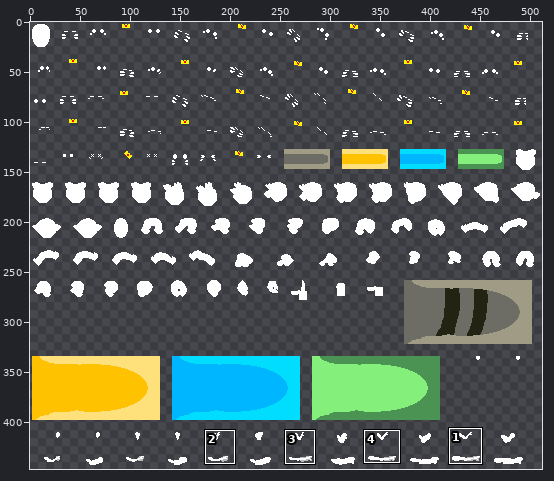
One commit to this sprite sheet: src/Atlases/Atlas.png. The first picture is a wide view before the edit; the outline marks the close-up.
Close-up. First the earlier version:
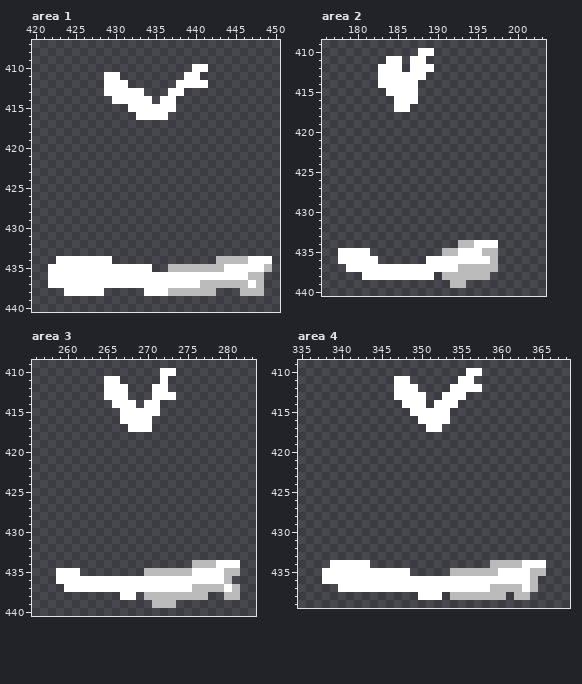
The file is 512x448 pixels. Pixels under 10% opacity are left out. Colours within 5 levels of each other are drawn and written as one. Shown: area 1: x 420..450, y 407..440; area 2: x 176..203, y 409..440; area 3: x 256..283, y 409..440; area 4: x 335..368, y 409..439. The wide view leaves out empty margins. The commit also changed other parts of the picture, which this record leaves out.
Now the later version:
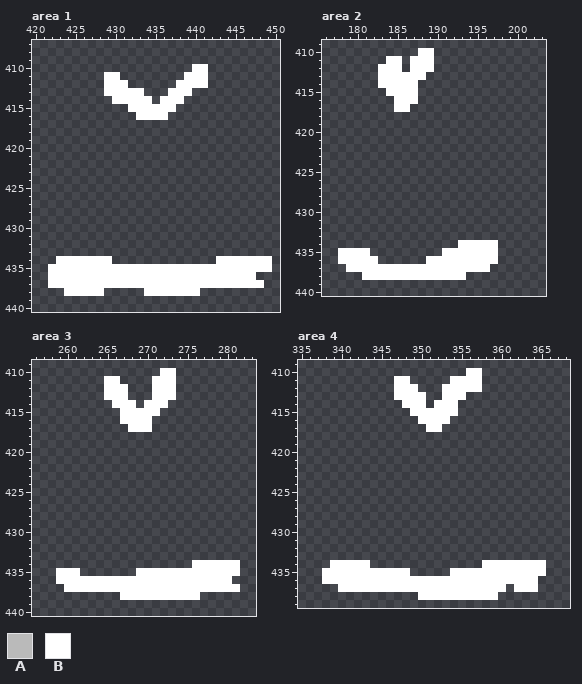
Palette (. is transparent): A #bababa  B #ffffff
Diff:
Area 1:
y 411: x 441 . -> B
y 413: x 439 . -> B
y 414: x 438 . -> B
y 434: x 443..446 AAAA -> BBBB
y 435: x 435..443 ..AAAAAAA -> BBBBBBBBB; x 449 A -> B
y 436: x 447..448 AA -> B.
y 437: x 441..446 AAAAAA -> BBBBBB; x 448 A -> B
y 438: x 437..442 AAAAAA -> BBBB..; x 446..448 AAA -> ...
Area 2:
y 411: x 189 . -> B
y 434: x 193..194 AA -> BB
y 435: x 191..192 AA -> BB; x 196..197 AA -> BB
y 436: x 197 A -> B
y 437: x 193..197 AAAAA -> BBBB.
y 438: x 190..196 .AAAAAA -> BBBB...
y 439: x 192..193 AA -> ..
Area 3:
y 411: x 271 . -> B; x 273 . -> B
y 412: x 273 . -> B
y 414: x 272 . -> B
y 434: x 276..278 AAA -> BBB
y 435: x 269..275 .AAAAAA -> BBBBBBB; x 280..281 AA -> BB
y 436: x 280 A -> B
y 437: x 276..279 AAAA -> BBBB; x 281 A -> B
y 438: x 269..277 .AAAAAAAA -> BBBBBBBB.; x 280..281 AA -> ..
y 439: x 271..273 AAA -> ...
Area 4:
y 411: x 354 . -> B; x 357 . -> B
y 412: x 353 . -> B
y 415: x 354 . -> B
y 434: x 358..362 .AAAA -> BBBBB
y 435: x 354..359 AAAAAA -> BBBBBB; x 364..365 AA -> BB
y 436: x 364 A -> B
y 437: x 359..362 AAAA -> BB.B; x 364 A -> B
y 438: x 353..360 .AAAAAAA -> BBBBBBB.; x 362..363 AA -> ..
